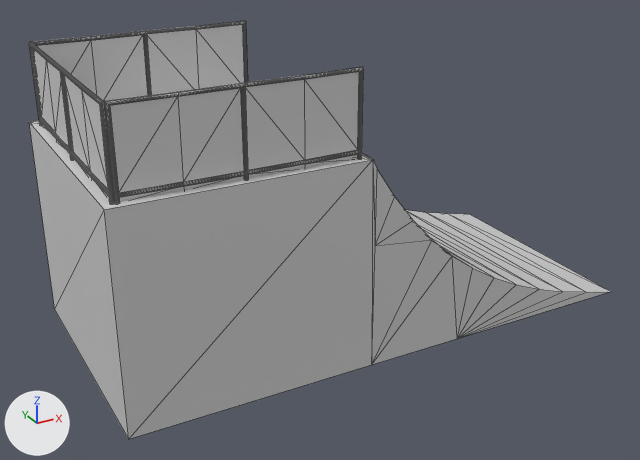
An edit to the COLLADA model rampup/art.scnassets/quarter.dae, drawn before and after from the same camera.
Camera for both pictures: a 50 mm camera at (-1.54, -2.66, 1.65) aimed at (-0.1, -0.03, 0.34). Every picture has the same lights, and +X, +Y and +Z are marked at lower left. Mesh edges are drawn as thin lines. Where no turn or scale is listed for an object, it has been applied to the vertices.

The first picture shows 'Object03_01___Default', 'fance_wire_225198087'.
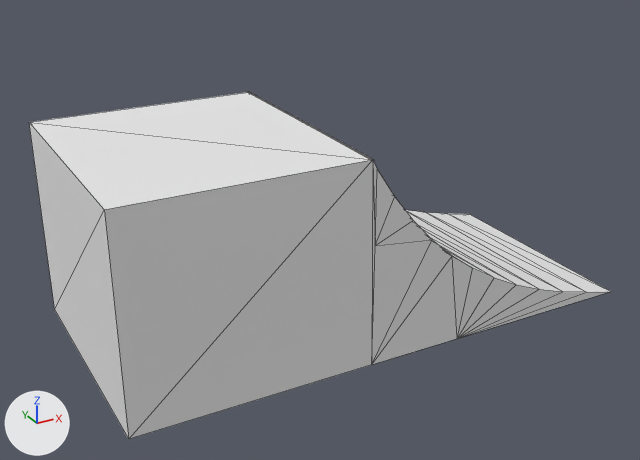
Boxes (x1, y1, x2, y2) around the edits, measured in the pictures (640 x 460 px; the box of a moved part takes in the faces that stretch with it):
'fance_wire_225198087', deleted: before (29, 21, 363, 203)
part 1 of me_object03_01___default, moved or reshaped: before (362, 153, 374, 162); after (247, 92, 374, 162)
part 2 of me_object03_01___default, recoloured: (29, 120, 610, 439) in both

The edits, one by one:
Material 'quarter' (mat_quarter) is new.
Its base color is (0.8, 0.8, 0.8) (white #e7e7e7).
Its roughness is 0.9.
me_object03_01___default has 48 vertices, 81 faces and spans x -0.99..0.99, y -0.46..0.46, z 0.0..0.75.
me_object03_01___default is used by ob_object03_01___default; location (0.0, 0.0, 0.0).
Part 1, on me_object03_01___default:
7 faces are deleted.
7 new faces join them.
me_object03_01___default part 2: 76 faces spanning x -0.99..0.99, y -0.46..0.46, z 0.0..0.75 switch from mat_1___default (light grey #d1d1d1) to mat_quarter (white #e7e7e7).
Object 'fance_wire_225198087' (ob_fance_wire_225198087) is deleted.
